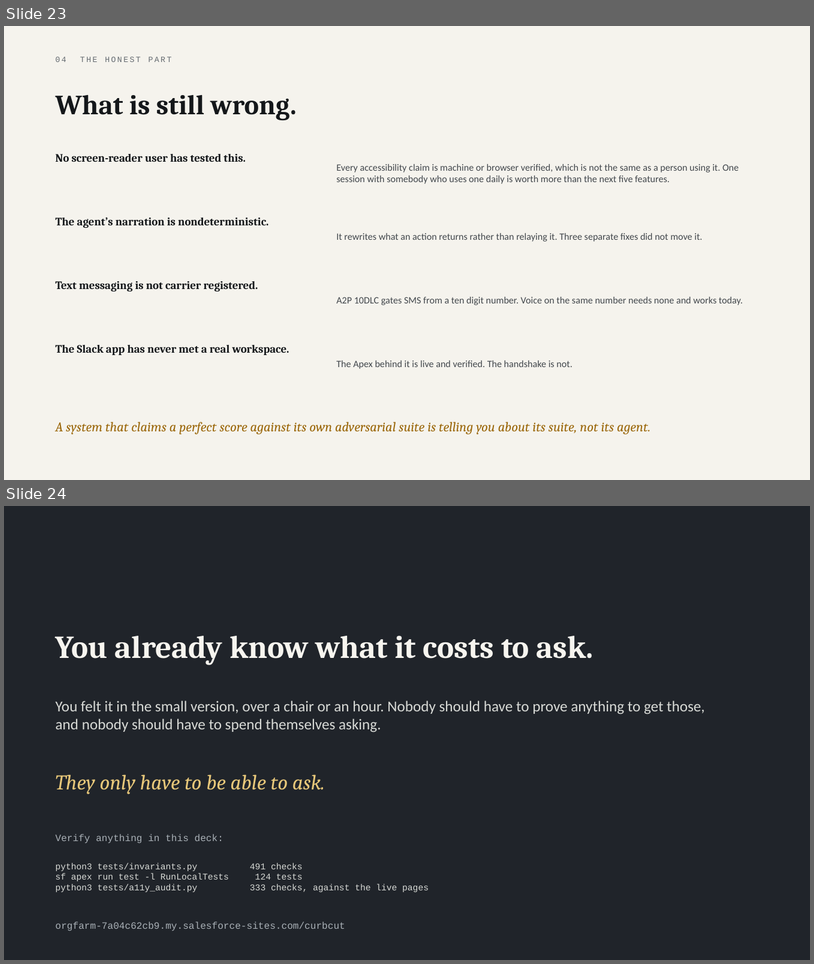
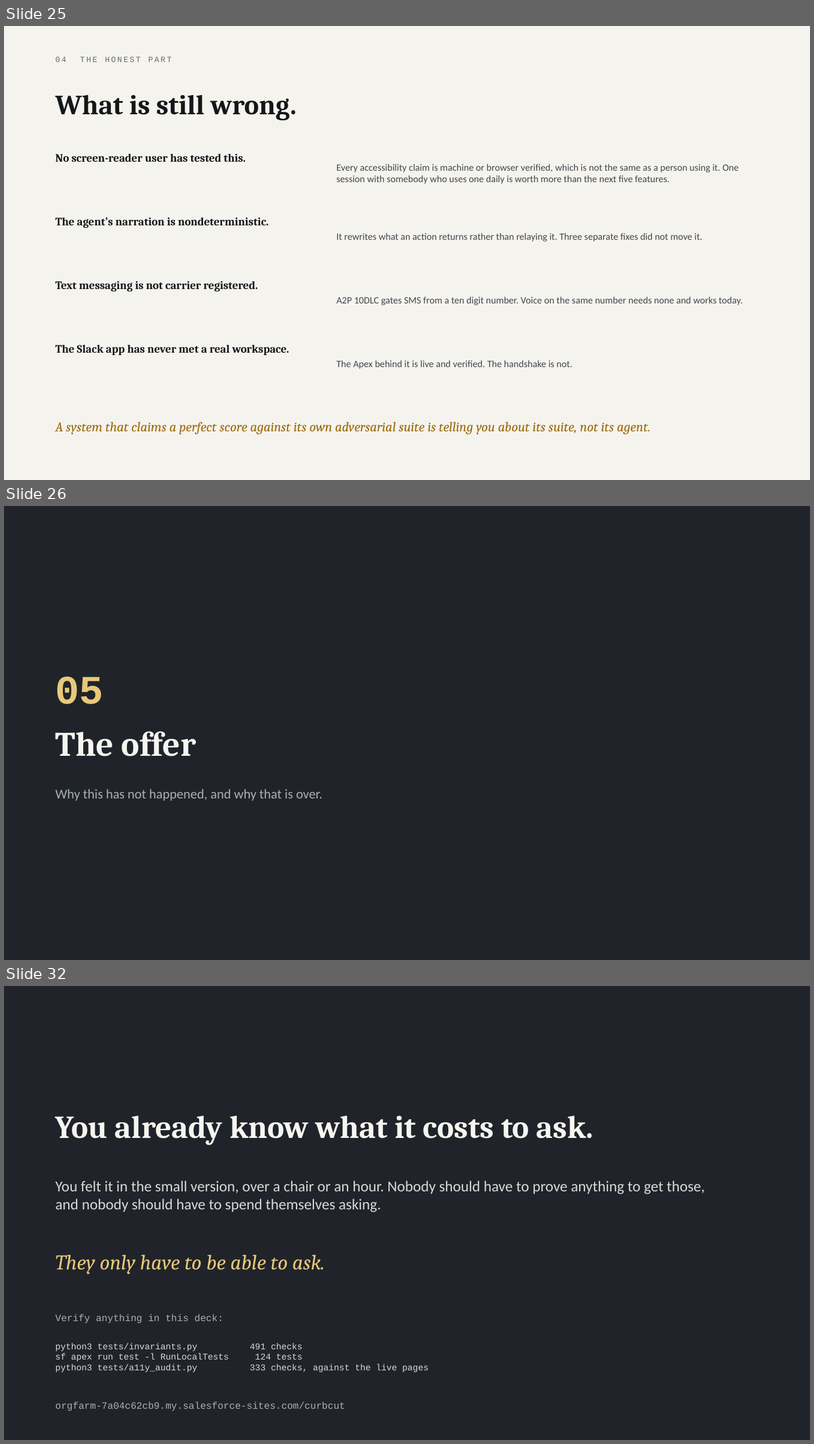
Before and after one commit to parthsevak2/curb-cut, a slide deck: submission/Curb-Cut.pptx. Shown one above the other, each under a label of ours: slides 23 and 24 before the commit, slides 25, 26 and 32 after it; the slides between them are not shown. The pictures are 814x964 and 814x1444 pixels, drawn with LibreOffice and Linux fonts; fonts in the diff are those of the drawing. Boxes give left, top, right and bottom in pixels: in the first picture for what was removed or moved away, otherwise in the second. Text is boxed around its words. In the diff, an @@ line names an element or a change of style, - is before the commit and + after.

```diff
--- a/submission/Curb-Cut.pptx
+++ b/submission/Curb-Cut.pptx
@@ slide 26 added at bbox=[4, 506, 810, 960], background #20242A @@
@@ text added at bbox=[56, 676, 104, 704], 48 pt, text #E8C87A, bold @@
+05
@@ text added at bbox=[56, 731, 196, 756], 41 pt, text #F7F5EF, bold @@
+The offer
@@ text added at bbox=[56, 789, 323, 801], 16 pt, text #A9B0B6 @@
+Why this has not happened, and why that is over.
@@ what was slide 23 is now slide 25 @@
@@ what was slide 24 is now slide 32 @@
```
Also in this commit, not shown: 1 slide changed, 7 other slides added.
